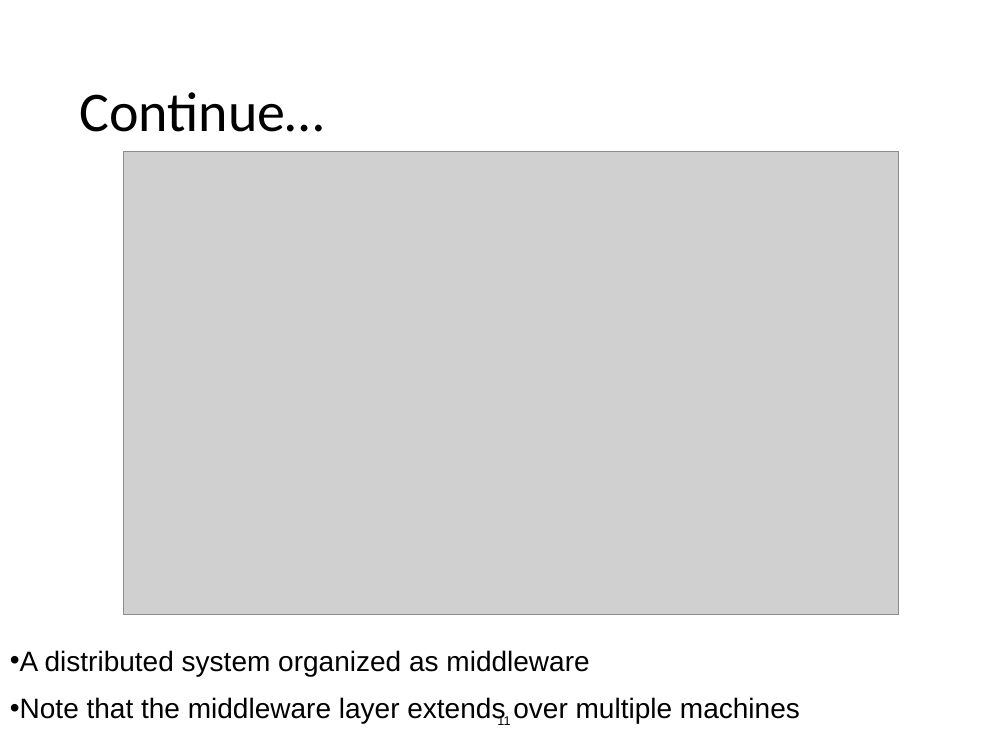
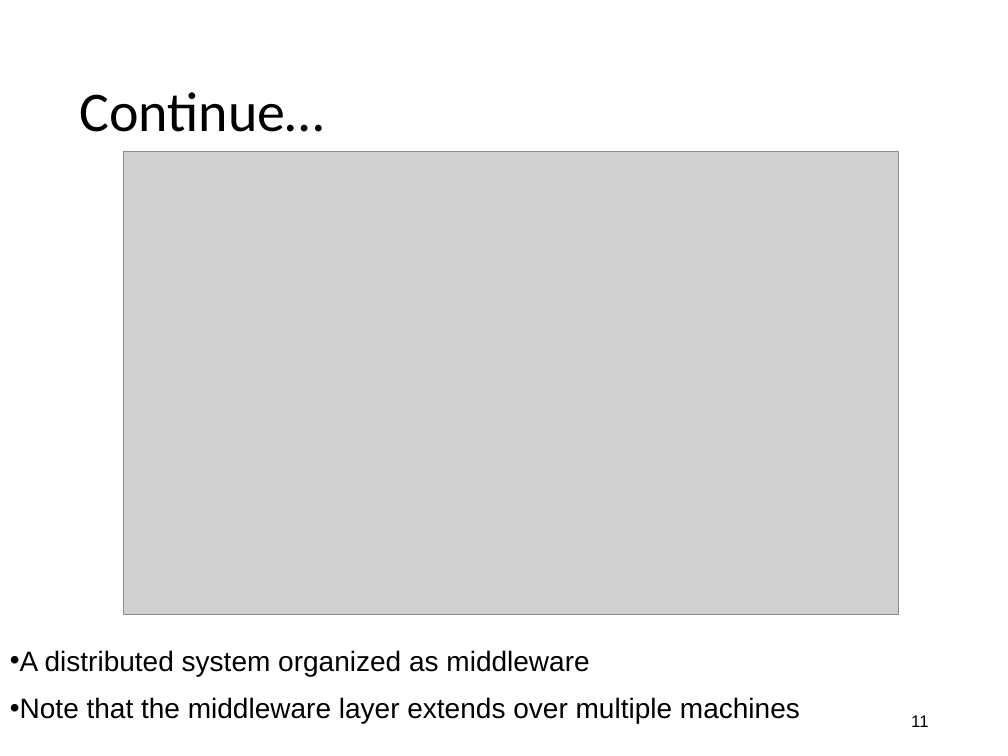
Before and after one commit to shakiliitju/M.Sc-in-ICT, a slide deck: slide 11 of MICT-5102 Cloud Computing/Lecture/Lecture2.pptx. Drawn at 1008x756 pixels with LibreOffice and Linux fonts; fonts in the diff are those of the drawing; grey boxes stand for pictures. Boxes give left, top, right and bottom in pixels: in the first picture for what was removed or moved away, otherwise in the second. Text is boxed around its words. In the diff, an @@ line names an element or a change of style, - is before the commit and + after.

```diff
--- a/MICT-5102 Cloud Computing/Lecture/Lecture2.pptx
+++ b/MICT-5102 Cloud Computing/Lecture/Lecture2.pptx
@@ page number: place and size @@
-page number at [497, 715, 510, 725]
+page number at [911, 715, 928, 727]
@@ page number at [911, 715, 928, 727]: size 9 to 12 pt; alignment centre to right @@
```
Also in this commit, not shown: 53 other slides changed, 8 other files.
